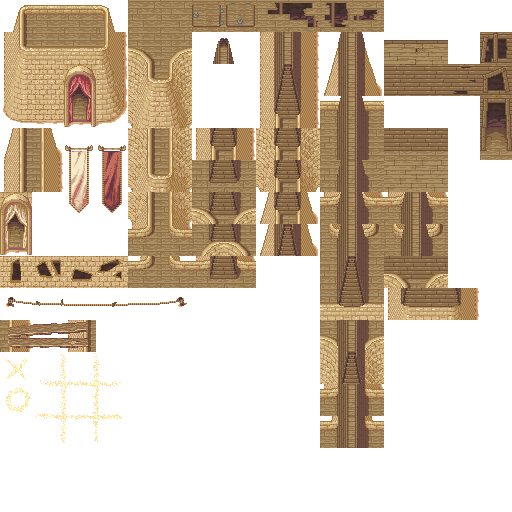
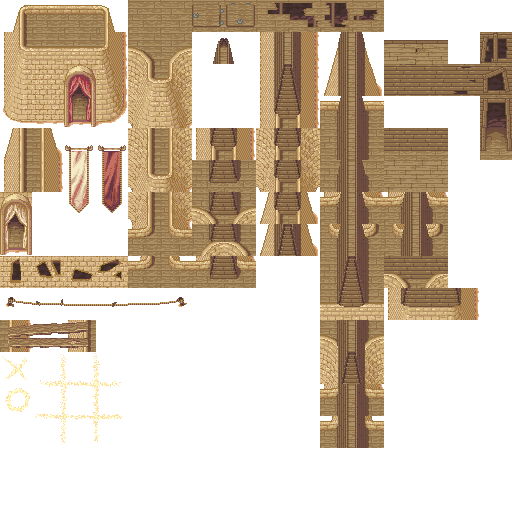
Revision of a layered w=512, h=512 image; what changed, layer by layer:
painted on "Wood" over left=73, top=151, right=87, bottom=167
painted on "Curtain" over left=73, top=151, right=87, bottom=167